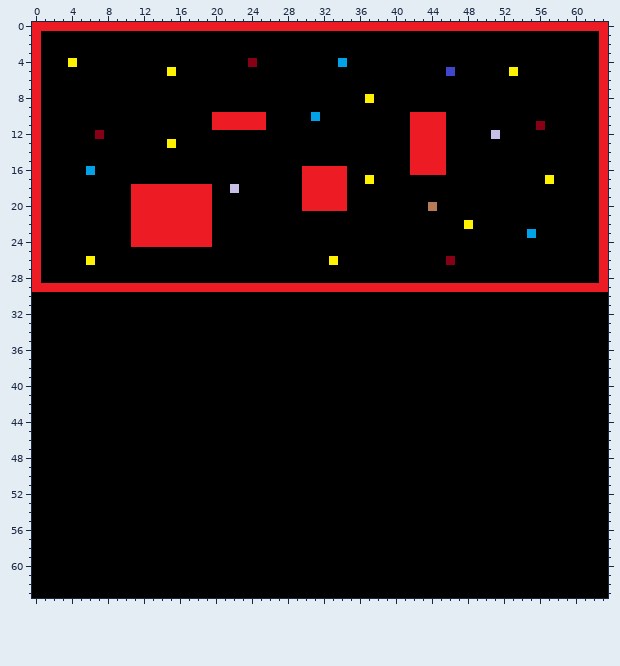
Pixel-art sprite, stored at YT Project/Zelda Shooting Project/res/zelda_level_hunter.png. This is how it looked before the edit.
The file is 64x64 pixels.
After:
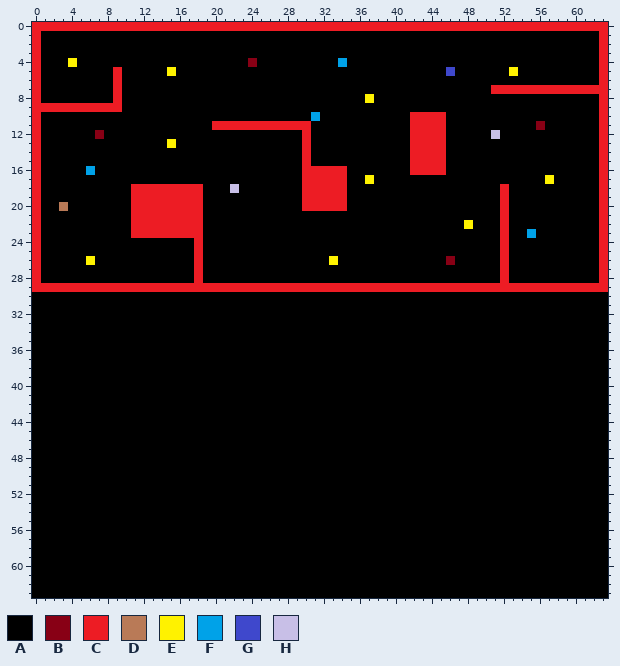
Palette (. is transparent): A #000000  B #880015  C #ed1c24  D #b97a57  E #fff200  F #00a2e8  G #3f48cc  H #c8bfe7
From old to new:
{"y":5,"x":9,"old":"A","new":"C"}
{"y":6,"x":9,"old":"A","new":"C"}
{"y":7,"x":9,"old":"A","new":"C"}
{"y":7,"x":51,"old":"AAAAAAAAAAAA","new":"CCCCCCCCCCCC"}
{"y":8,"x":9,"old":"A","new":"C"}
{"y":9,"x":1,"old":"AAAAAAAAA","new":"CCCCCCCCC"}
{"y":10,"x":20,"old":"CCCCCC","new":"AAAAAA"}
{"y":11,"x":26,"old":"AAAAA","new":"CCCCC"}
{"y":12,"x":30,"old":"A","new":"C"}
{"y":13,"x":30,"old":"A","new":"C"}
{"y":14,"x":30,"old":"A","new":"C"}
{"y":15,"x":30,"old":"A","new":"C"}
{"y":18,"x":19,"old":"C","new":"A"}
{"y":18,"x":52,"old":"A","new":"C"}
{"y":19,"x":19,"old":"C","new":"A"}
{"y":19,"x":52,"old":"A","new":"C"}
{"y":20,"x":3,"old":"A","new":"D"}
{"y":20,"x":19,"old":"C","new":"A"}
{"y":20,"x":44,"old":"D","new":"A"}
{"y":20,"x":52,"old":"A","new":"C"}
{"y":21,"x":19,"old":"C","new":"A"}
{"y":21,"x":52,"old":"A","new":"C"}
{"y":22,"x":19,"old":"C","new":"A"}
{"y":22,"x":52,"old":"A","new":"C"}
{"y":23,"x":19,"old":"C","new":"A"}
{"y":23,"x":52,"old":"A","new":"C"}
{"y":24,"x":11,"old":"CCCCCCC","new":"AAAAAAA"}
{"y":24,"x":19,"old":"C","new":"A"}
{"y":24,"x":52,"old":"A","new":"C"}
{"y":25,"x":18,"old":"A","new":"C"}
{"y":25,"x":52,"old":"A","new":"C"}
{"y":26,"x":18,"old":"A","new":"C"}
{"y":26,"x":52,"old":"A","new":"C"}
{"y":27,"x":18,"old":"A","new":"C"}
{"y":27,"x":52,"old":"A","new":"C"}
{"y":28,"x":18,"old":"A","new":"C"}
{"y":28,"x":52,"old":"A","new":"C"}
